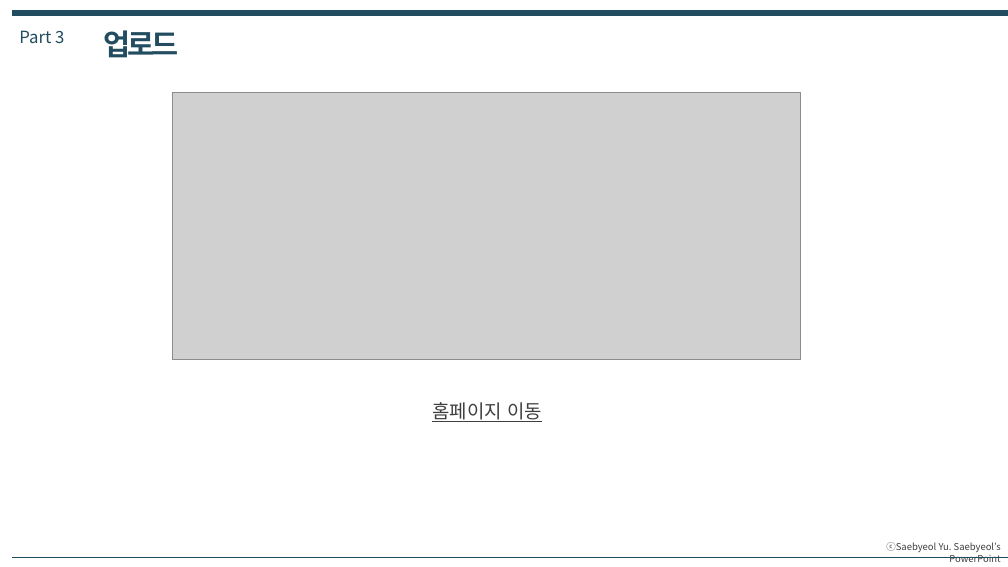
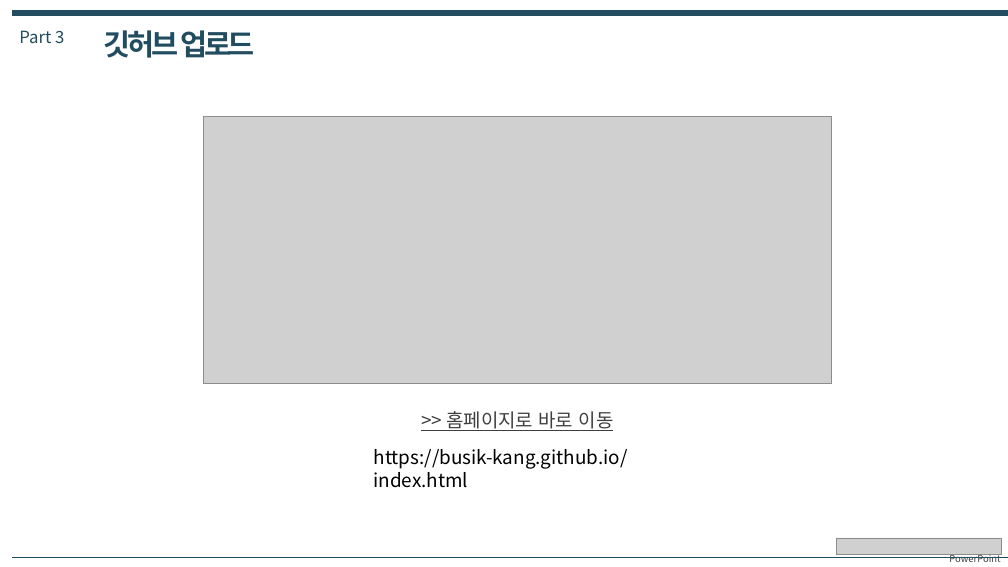
Before and after one commit to Busik-Kang/Busik-Kang.github.io, a slide deck: slide 9 of changwon/2022-2/WebPrograming/발표자료/(Web)20229350 강부식.pptx. Drawn at 1008x567 pixels with LibreOffice and Linux fonts; fonts in the diff are those of the drawing; grey boxes stand for pictures. Boxes give left, top, right and bottom in pixels: in the first picture for what was removed or moved away, otherwise in the second. Text is boxed around its words. In the diff, an @@ line names an element or a change of style, - is before the commit and + after.

```diff
--- a/changwon/2022-2/WebPrograming/발표자료/(Web)20229350 강부식.pptx
+++ b/changwon/2022-2/WebPrograming/발표자료/(Web)20229350 강부식.pptx
@@ text at (104, 30, 255, 58): text changed @@
-업로드
+깃허브 업로드
@@ picture: place and size @@
-picture at (173, 92, 802, 359)
+picture at (203, 116, 832, 383)
@@ text at (446, 411, 614, 431): text changed @@
-홈페이지 이동
+>> 홈페이지로 바로 이동
@@ text added at (374, 449, 628, 488), 18 pt, text #000000 @@
+https://busik-kang.github.io/index.html
@@ picture added at (837, 538, 1001, 555) @@
```
Also in this commit, not shown: 9 other slides changed.
